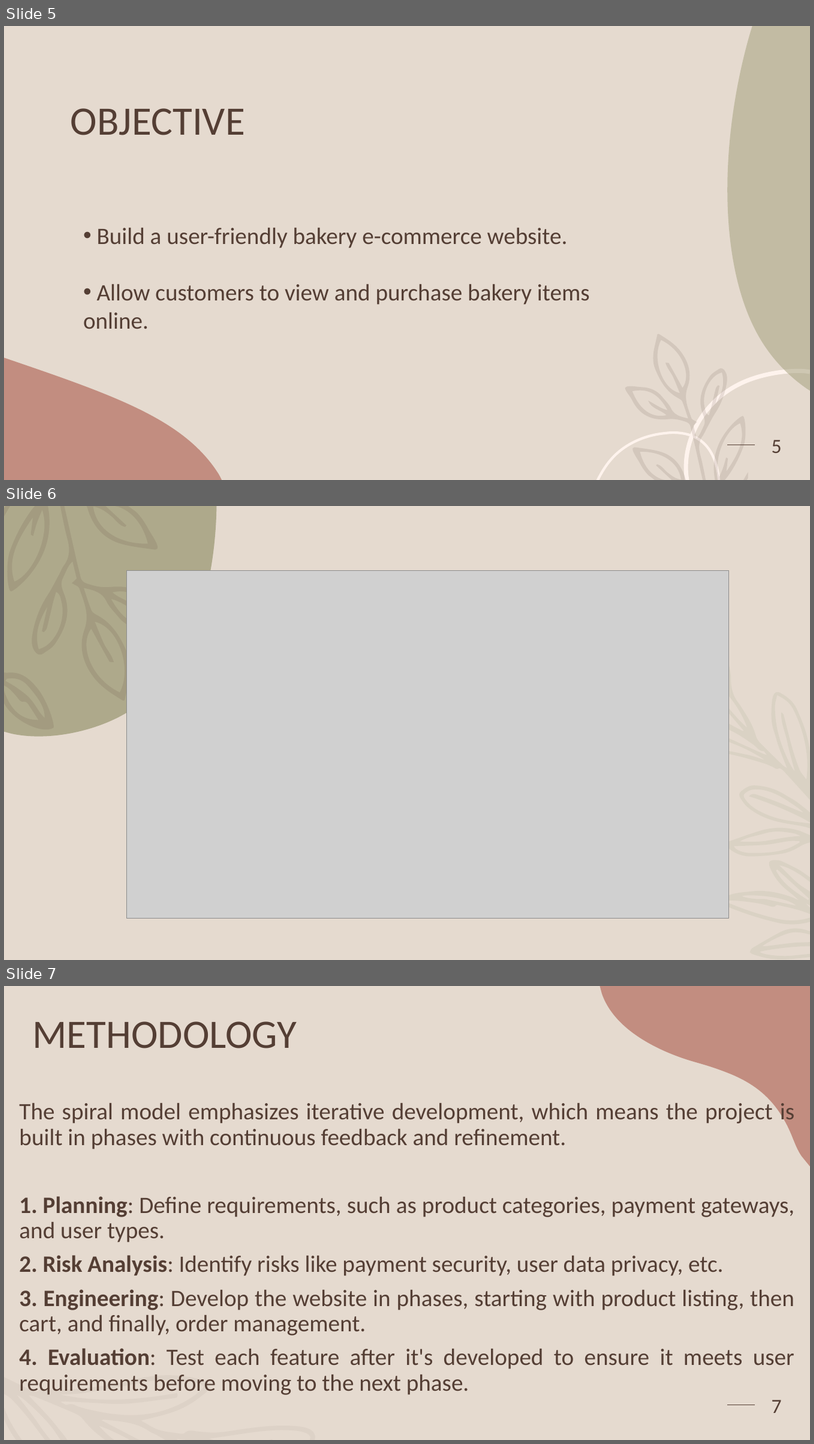
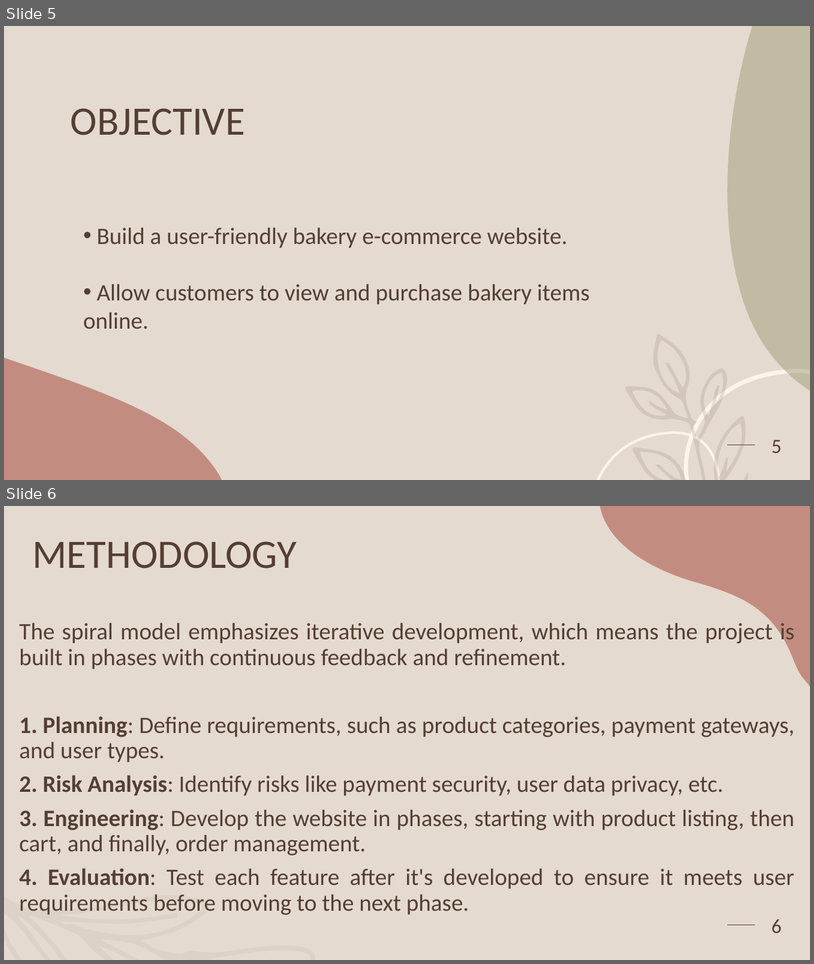
Before and after one commit to rebecca329/Bakewise, a slide deck: BAKERY.pptx. Shown one above the other, each under a label of ours: slides 5, 6 and 7 before the commit, slides 5 and 6 after it. The pictures are 814x1444 and 814x964 pixels, drawn with LibreOffice and Linux fonts; fonts in the diff are those of the drawing; grey boxes stand for pictures; background and template pictures are left out. Boxes give left, top, right and bottom in pixels: in the first picture for what was removed or moved away, otherwise in the second. Text is boxed around its words. In the diff, an @@ line names an element or a change of style, - is before the commit and + after.

```diff
--- a/BAKERY.pptx
+++ b/BAKERY.pptx
@@ slide 6 removed at (x1=4, y1=506, x2=810, y2=960), background #E5DACF @@
@@ freeform shape removed at (x1=4, y1=506, x2=217, y2=736) @@
@@ freeform shape removed at (x1=4, y1=506, x2=168, y2=729) @@
@@ picture removed at (x1=127, y1=570, x2=729, y2=918) @@
@@ freeform shape removed at (x1=602, y1=613, x2=810, y2=959) @@
@@ what was slide 7 is now slide 6 @@
@@ page number at (x1=772, y1=919, x2=782, y2=933): text changed @@
-7
+6
```
Also in this commit, not shown: 4 slides changed, 2 slides added, 1 other slide removed.
